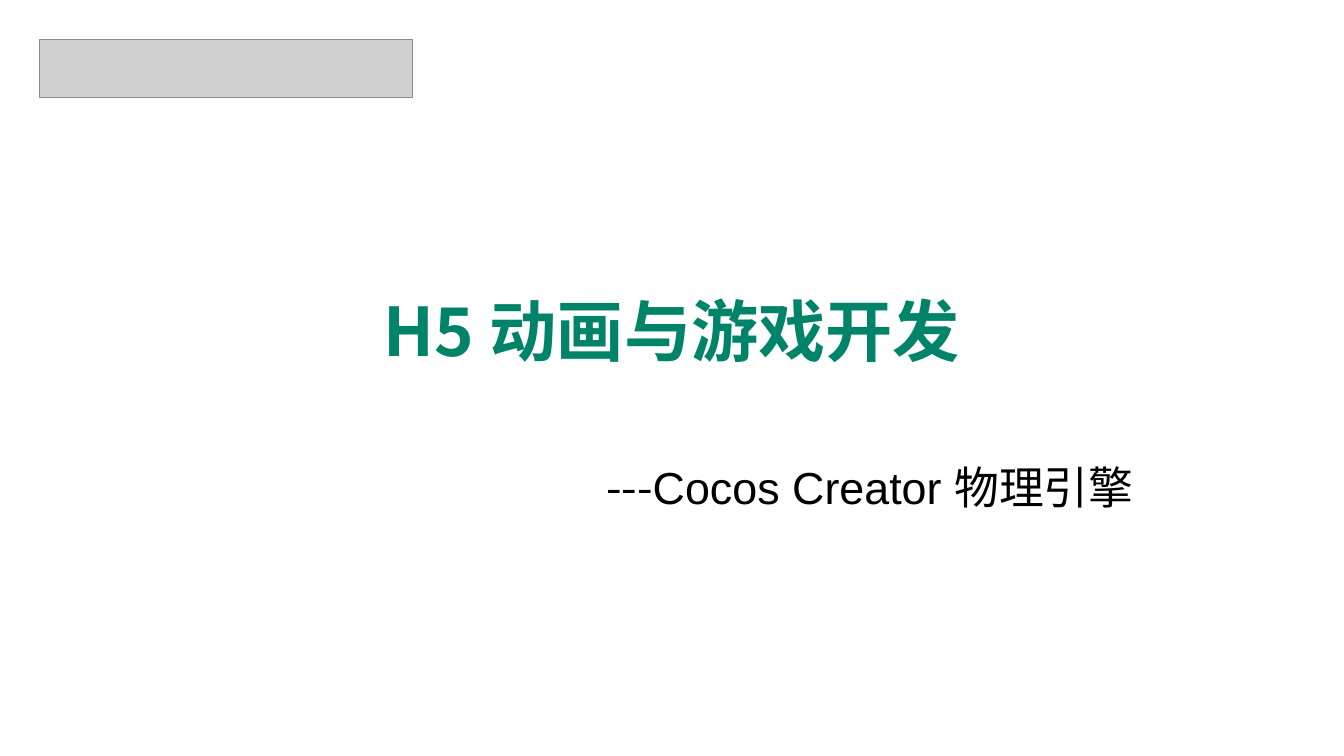
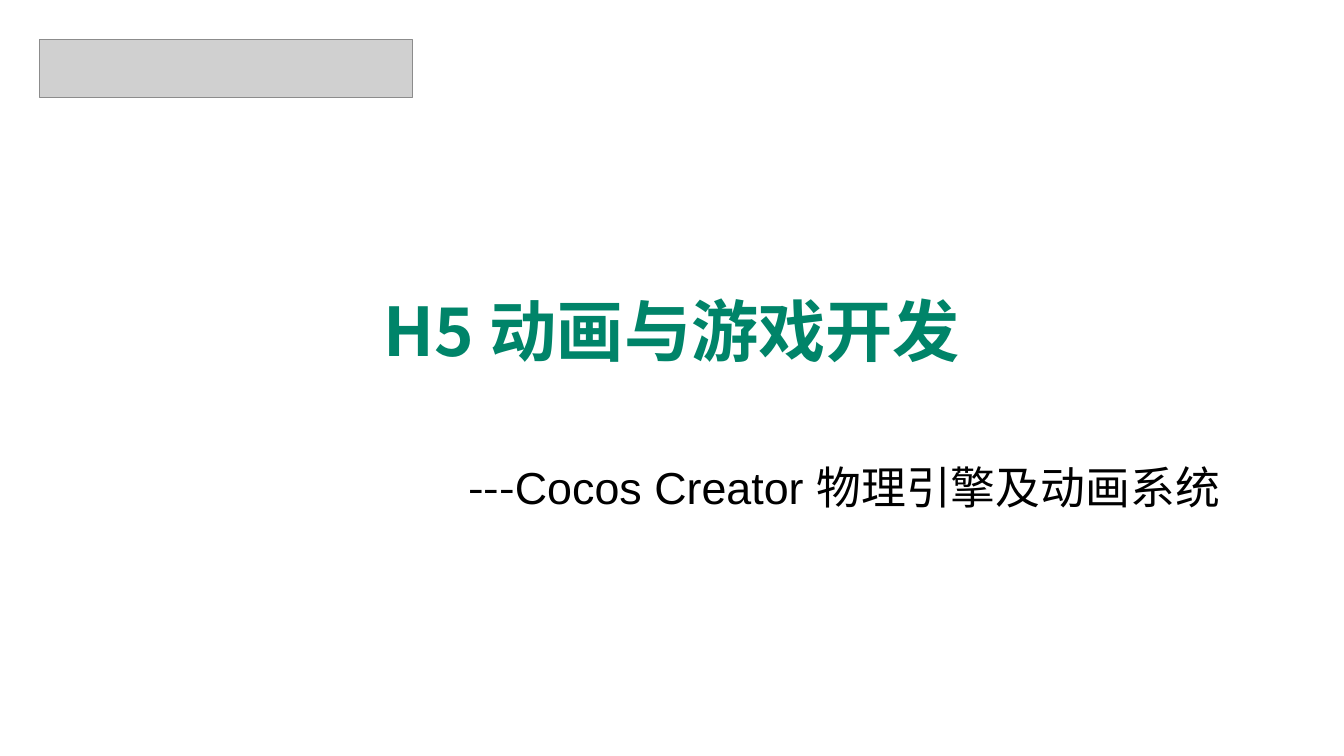
Before and after one commit to edu2act/course-H5-Animation-and-Game-Development, a slide deck: slide 1 of materials/slides/ch20.pptx. Drawn at 1344x756 pixels with LibreOffice and Linux fonts; fonts in the diff are those of the drawing; grey boxes stand for pictures; background and template pictures are left out. Boxes give left, top, right and bottom in pixels: in the first picture for what was removed or moved away, otherwise in the second. Text is boxed around its words. In the diff, an @@ line names an element or a change of style, - is before the commit and + after.

```diff
--- a/materials/slides/ch20.pptx
+++ b/materials/slides/ch20.pptx
@@ text at [468,466,1220,508]: text changed @@
----Cocos Creator 物理引擎
+---Cocos Creator 物理引擎及动画系统
```
Also in this commit, not shown: 6 other files.
